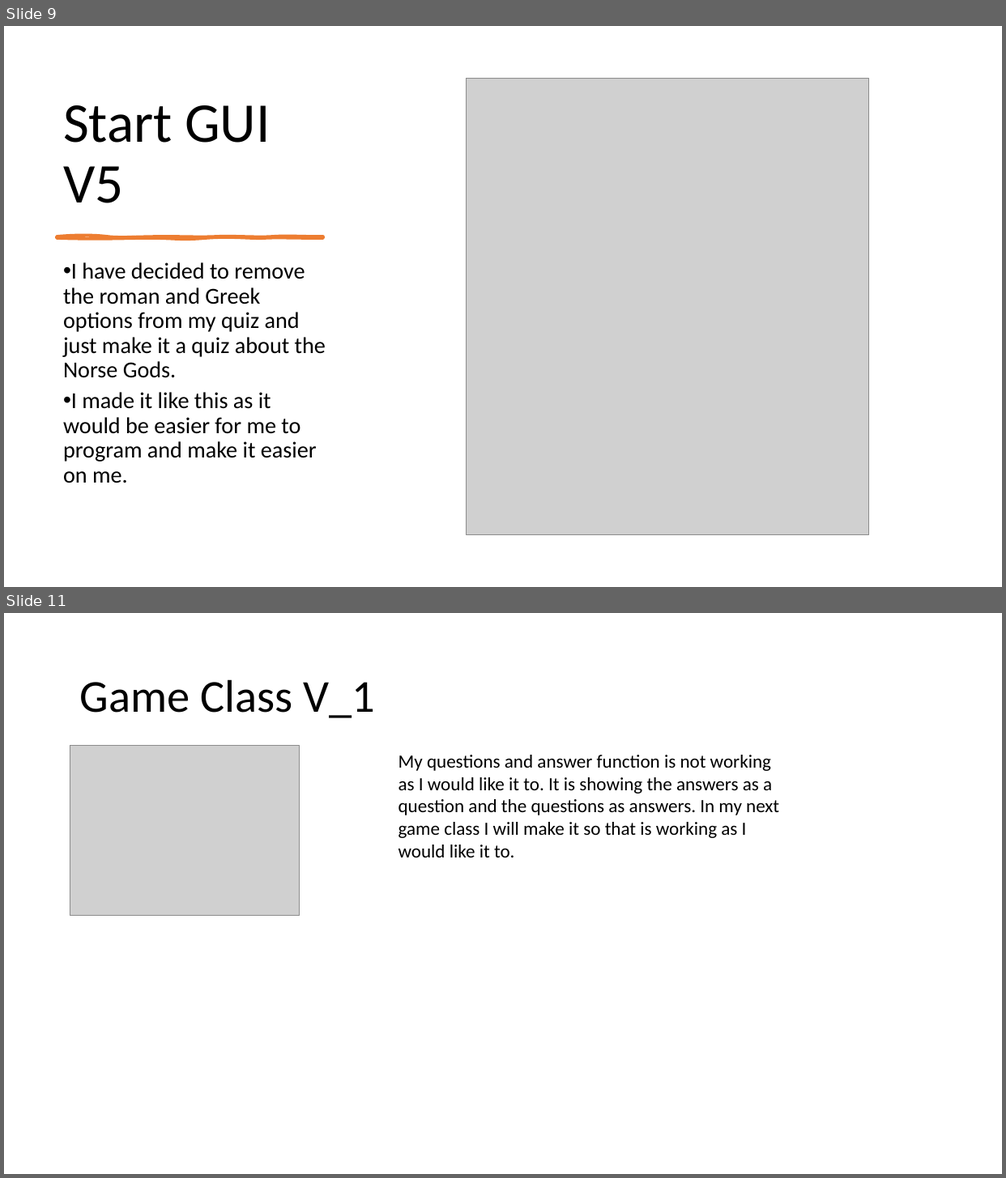
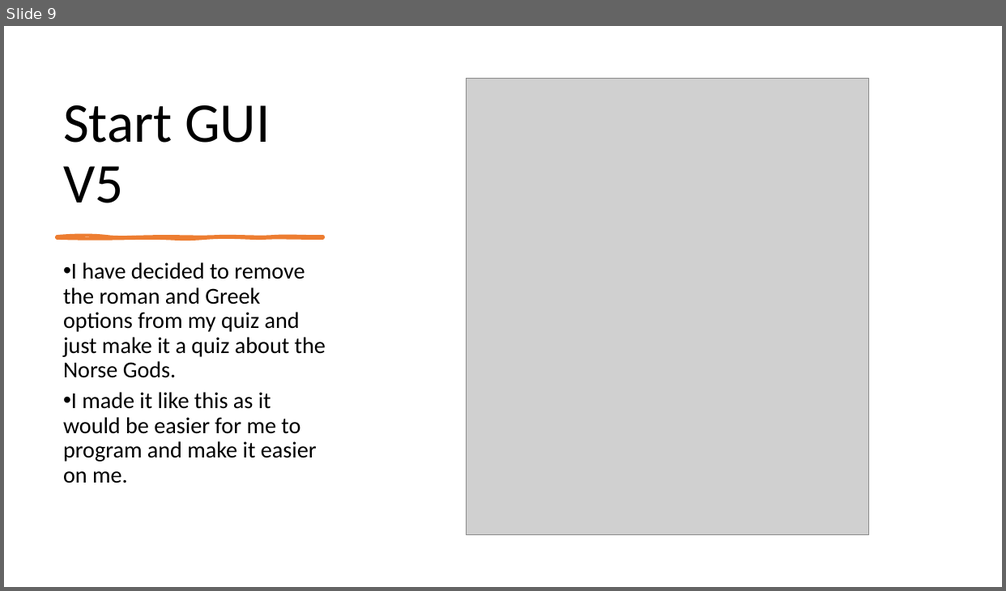
Before and after one commit to morrisj70800/01_Assesment, a slide deck: Programming Assesment.pptx. Shown one above the other, each under a label of ours: slides 9 and 11 before the commit, slide 9 after it; the slides between them are not shown. The pictures are 1006x1178 and 1006x591 pixels, drawn with LibreOffice and Linux fonts; fonts in the diff are those of the drawing; grey boxes stand for pictures. Boxes give left, top, right and bottom in pixels: in the first picture for what was removed or moved away, otherwise in the second. Text is boxed around its words. In the diff, an @@ line names an element or a change of style, - is before the commit and + after.

Commit message:
Game class
slightlu working need to make it work

```diff
--- a/Programming Assesment.pptx
+++ b/Programming Assesment.pptx
@@ slide 11 removed at [4, 613, 1002, 1174], background #FFFFFF @@
@@ title removed at [80, 679, 375, 718] @@
-Game Class V_1
@@ picture removed at [70, 746, 299, 915] @@
@@ text removed at [398, 755, 779, 858] @@
-My questions and answer function is not working as I would like it to. It is showing the answers as a question and the questions as answers. In my next game class I will make it so that is working as I would like it to.
```
Also in this commit, not shown: 1 slide changed, 2 slides added, 6 other files.
